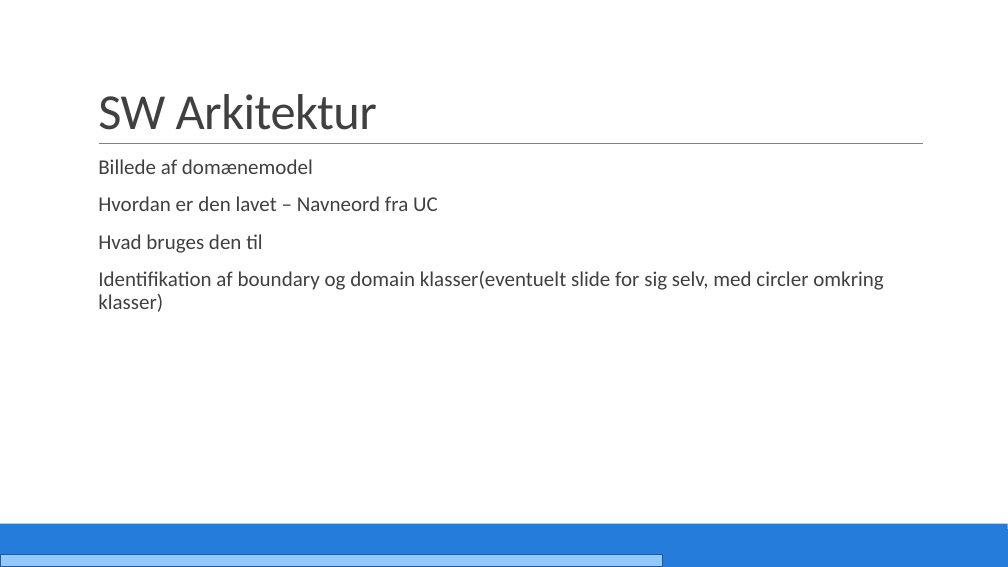
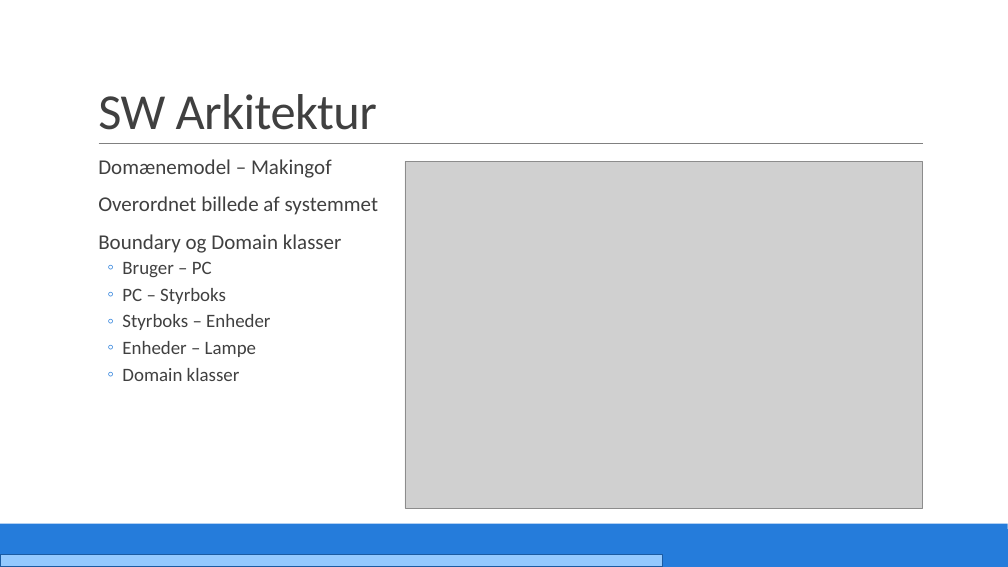
Before and after one commit to PRJ2GR15/Rapport, a slide deck: slide 23 of Fremlæggelse/Fremlæggelse.pptm. Drawn at 1008x567 pixels with LibreOffice and Linux fonts; fonts in the diff are those of the drawing; grey boxes stand for pictures. Boxes give left, top, right and bottom in pixels: in the first picture for what was removed or moved away, otherwise in the second. Text is boxed around its words. In the diff, an @@ line names an element or a change of style, - is before the commit and + after.

```diff
--- a/Fremlæggelse/Fremlæggelse.pptm
+++ b/Fremlæggelse/Fremlæggelse.pptm
@@ text at (98,159,378,381): text changed @@
-  Billede af domænemodel
-  Hvordan er den lavet – Navneord fra UC
-  Hvad bruges den til
-  Identifikation af boundary og domain klasser(eventuelt slide for sig selv, med circler omkring klasser)
+  Domænemodel – Makingof
+  Overordnet billede af systemmet
+  Boundary og Domain klasser
+  ◦ Bruger – PC
+  ◦ PC – Styrboks
+  ◦ Styrboks – Enheder
+  ◦ Enheder – Lampe
+  ◦ Domain klasser
@@ picture added at (405,161,923,508) @@
```
Also in this commit, not shown: 1 other slide changed.
